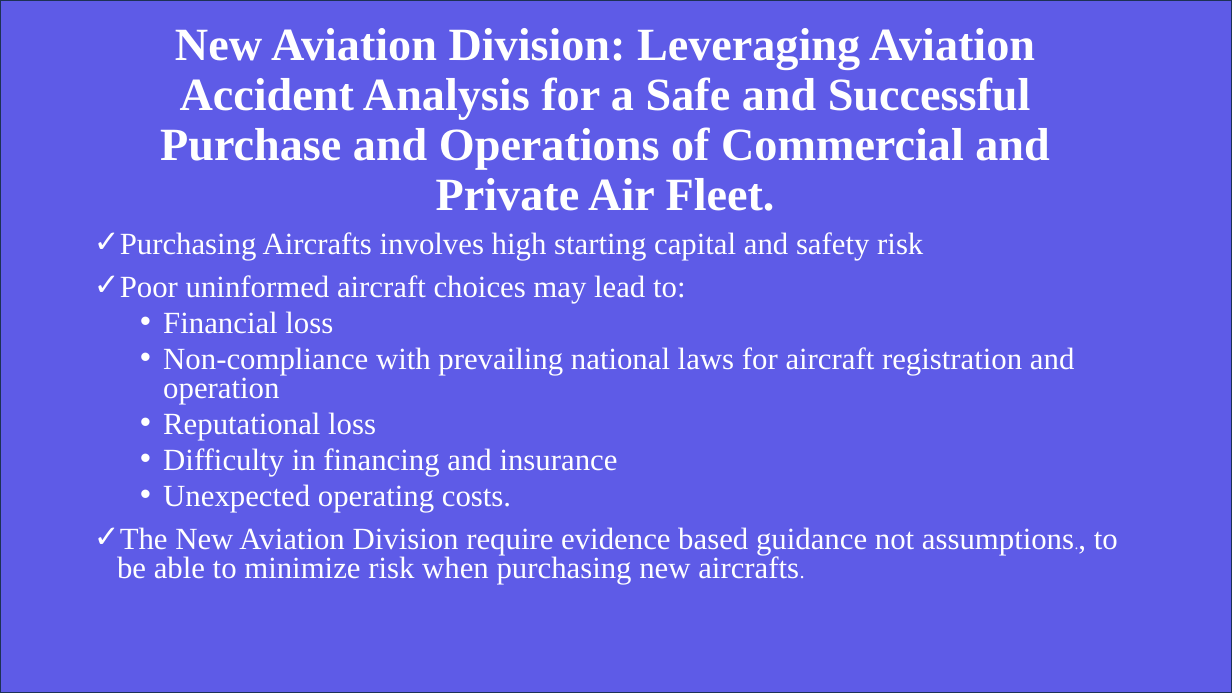
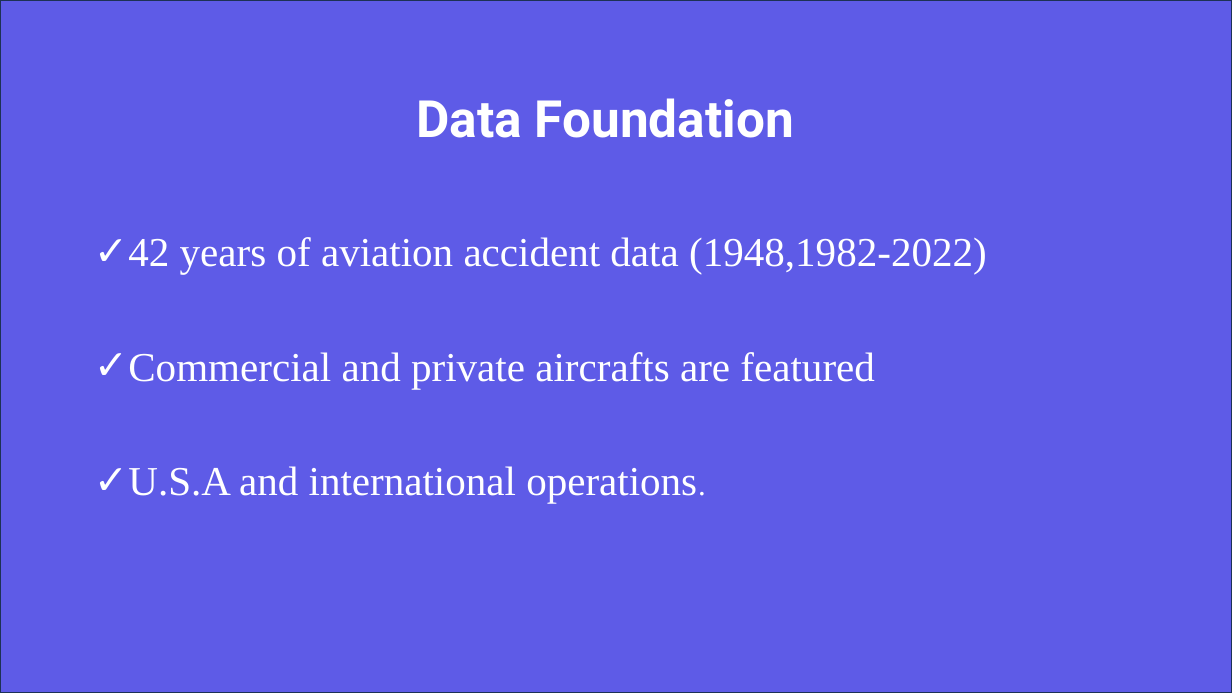
Before and after one commit to ChairoSolutions/New-Aviation-LowRisk-AircraftPurchase-Project, a slide deck: slide 3 of Presentation/Low Risk Aircraft Selection Using Historical Aviation Accident Data.pptx. Drawn at 1232x693 pixels with LibreOffice and Linux fonts; fonts in the diff are those of the drawing. Boxes give left, top, right and bottom in pixels: in the first picture for what was removed or moved away, otherwise in the second. Text is boxed around its words. In the diff, an @@ line names an element or a change of style, - is before the commit and + after.

Commit message:
Add exposure normalization, sensitivity analysis, and improved recommendations,also updated my presentation to executive summary and created a file to store dependencies for reproducibility

```diff
--- a/Presentation/Low Risk Aircraft Selection Using Historical Aviation Accident Data.pptx
+++ b/Presentation/Low Risk Aircraft Selection Using Historical Aviation Accident Data.pptx
@@ title at bbox=[417, 98, 794, 138]: text changed; size 36 to 40 pt; font Times New Roman to Roboto @@
-New Aviation Division: Leveraging Aviation Accident Analysis for a Safe and Successful Purchase and Operations of Commercial and Private Air Fleet.
+Data Foundation
@@ text at bbox=[128, 237, 987, 503]: text changed; size 24 to 32 pt @@
-✓ Purchasing Aircrafts involves high starting capital and safety risk
-✓ Poor uninformed aircraft choices may lead to:
-  • Financial loss
-  • Non-compliance with prevailing national laws for aircraft registration and operation
-  • Reputational loss
-  • Difficulty in financing and insurance
-  • Unexpected operating costs.
-✓ The New Aviation Division require evidence based guidance not assumptions., to be able to minimize risk when purchasing new aircrafts.
+✓ 42 years of aviation accident data (1948,1982-2022)
+✓ Commercial and private aircrafts are featured
+✓ U.S.A and international operations.
```
Also in this commit, not shown: 8 other slides changed, 1 slide added, 6 slides removed, 8 other files.
